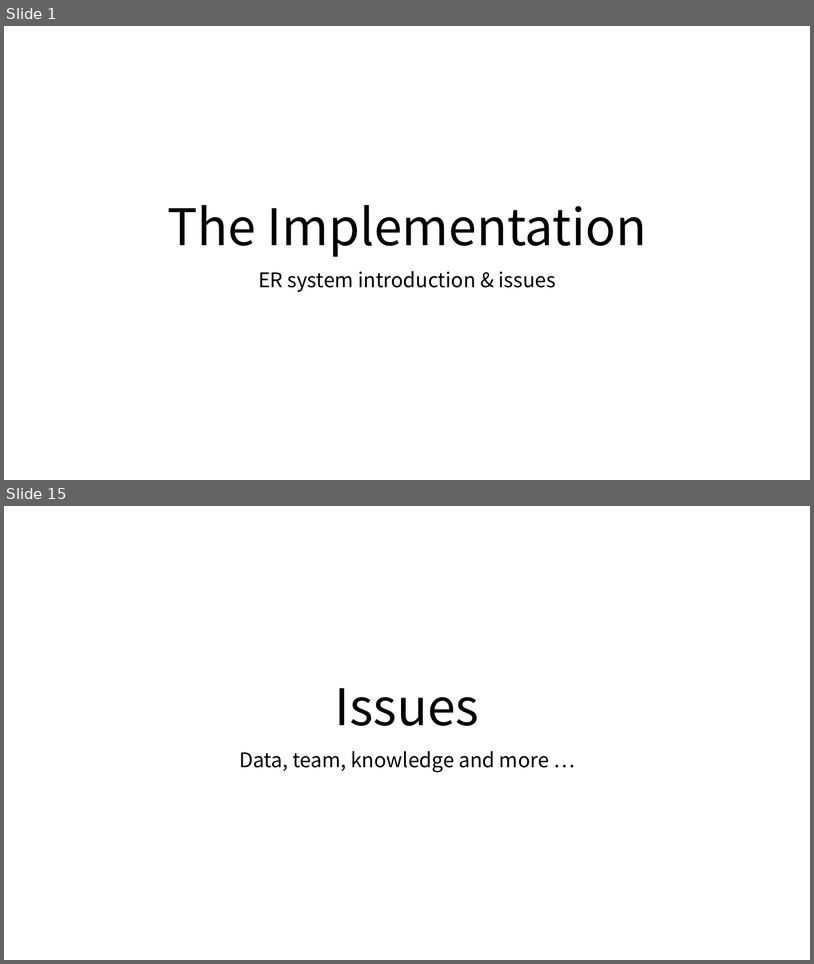
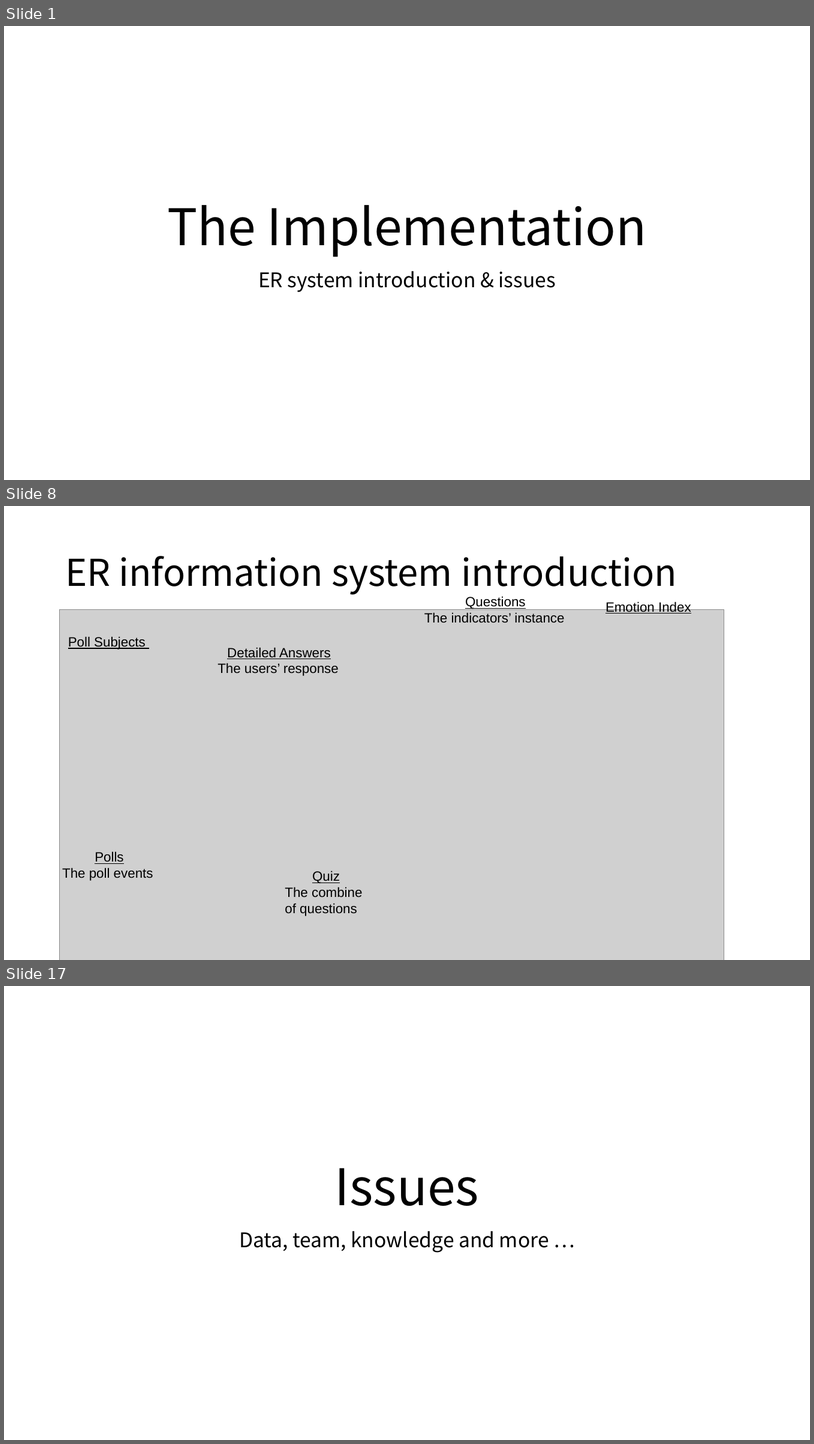
Before and after one commit to REDY-a/portfolio, a slide deck: maker/2 ER design v2.0.pptx. Shown one above the other, each under a label of ours: slides 1 and 15 before the commit, slides 1, 8 and 17 after it; the slides between them are not shown. The pictures are 814x964 and 814x1444 pixels, drawn with LibreOffice and Linux fonts; fonts in the diff are those of the drawing; grey boxes stand for pictures; background and template pictures are left out. Boxes give left, top, right and bottom in pixels: in the first picture for what was removed or moved away, otherwise in the second. Text is boxed around its words. In the diff, an @@ line names an element or a change of style, - is before the commit and + after.

```diff
--- a/maker/2 ER design v2.0.pptx
+++ b/maker/2 ER design v2.0.pptx
@@ slide 8 added at (4,506,810,960), background #FFFFFF @@
@@ text added at (65,556,678,595), 44 pt, text #000000 @@
+ER information system introduction
@@ picture added at (59,609,725,960) @@
@@ text added at (425,596,564,623), 16 pt, text #000000 @@
+Questions
+The indicators’ instance
@@ text added at (606,601,692,613), 16 pt, text #000000, underline @@
+Emotion Index
@@ text added at (68,636,146,649), 16 pt, text #000000, underline @@
+Poll Subjects
@@ text added at (218,647,339,676), 16 pt, text #000000 @@
+Detailed Answers
+The users’ response
@@ text added at (62,851,153,880), 16 pt, text #000000 @@
+Polls
+The poll events
@@ text added at (285,870,362,916), 16 pt, text #000000 @@
+Quiz
+The combine of questions
@@ what was slide 15 is now slide 17 @@
```
Also in this commit, not shown: 15 slides changed, 2 other slides added, 1 other file.
